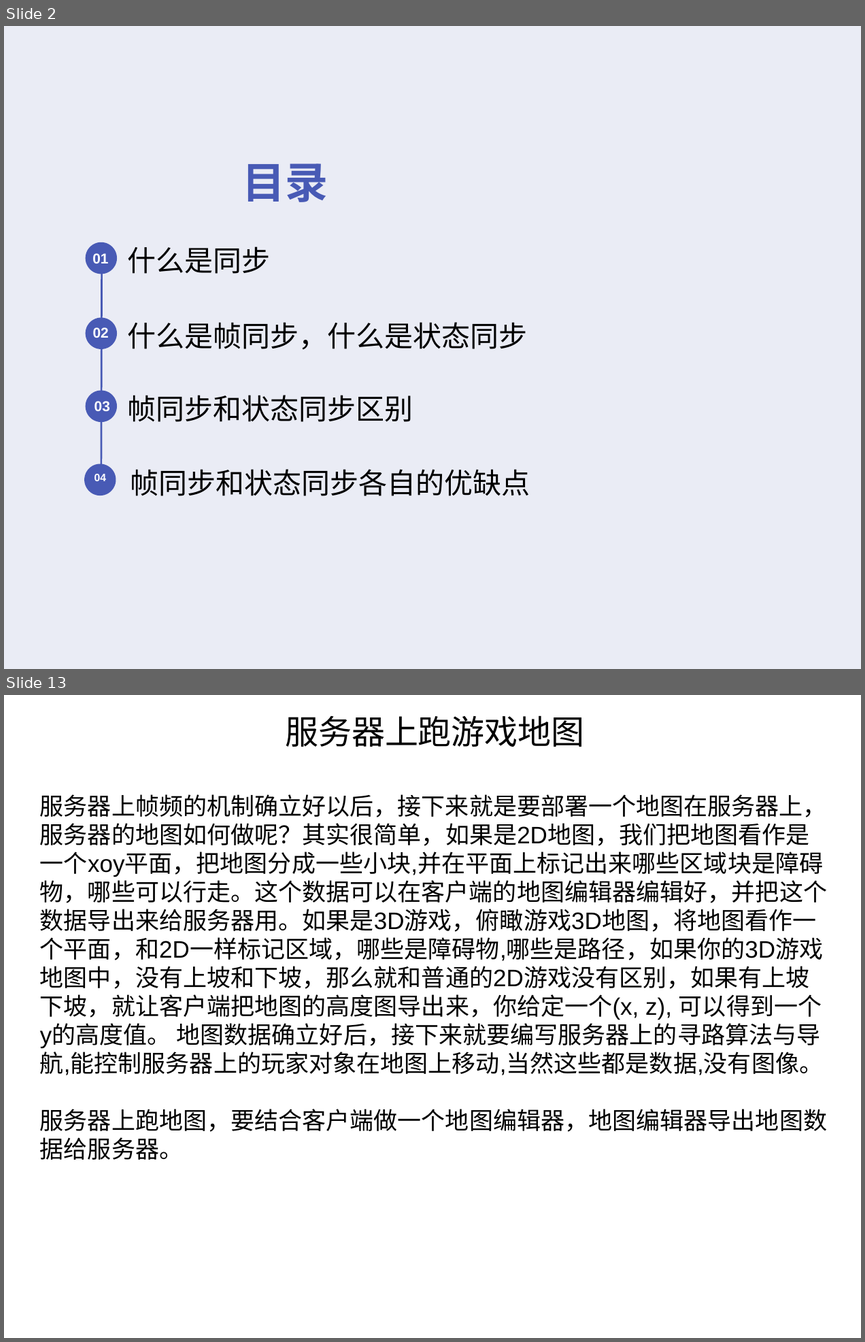
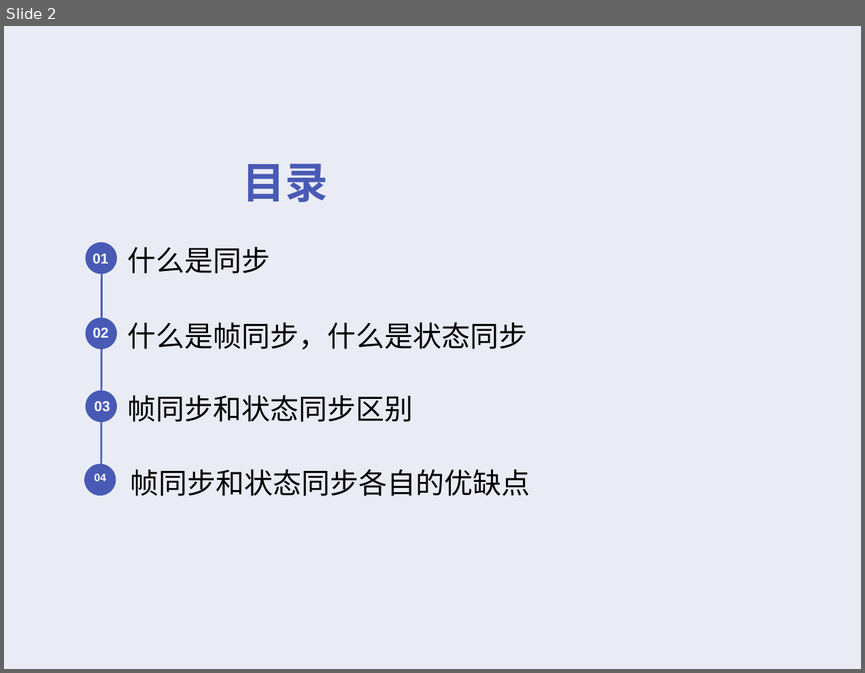
Before and after one commit to cyk88888888/LockStep-StateSynchronization, a slide deck: 浅析帧同步和状态同步.ppt. Shown one above the other, each under a label of ours: slides 2 and 13 before the commit, slide 2 after it; the slides between them are not shown. The pictures are 865x1342 and 865x673 pixels, drawn with LibreOffice and Linux fonts; fonts in the diff are those of the drawing; background and template pictures are left out. Boxes give left, top, right and bottom in pixels: in the first picture for what was removed or moved away, otherwise in the second. Text is boxed around its words. In the diff, an @@ line names an element or a change of style, - is before the commit and + after.

```diff
--- a/浅析帧同步和状态同步.ppt
+++ b/浅析帧同步和状态同步.ppt
@@ slide 13 removed at (x1=4, y1=695, x2=861, y2=1338), background #FFFFFF @@
@@ text removed at (x1=40, y1=715, x2=827, y2=1159) @@
-服务器上跑游戏地图
-服务器上帧频的机制确立好以后，接下来就是要部署一个地图在服务器上，服务器的地图如何做呢？其实很简单，如果是2D地图，我们把地图看作是一个xoy平面，把地图分成一些小块,并在平面上标记出来哪些区域块是障碍物，哪些可以行走。这个数据可以在客户端的地图编辑器编辑好，并把这个数据导出来给服务器用。如果是3D游戏，俯瞰游戏3D地图，将地图看作一个平面，和2D一样标记区域，哪些是障碍物,哪些是路径，如果你的3D游戏地图中，没有上坡和下坡，那么就和普通的2D游戏没有区别，如果有上坡下坡，就让客户端把地图的高度图导出来，你给定一个(x, z), 可以得到一个y的高度值。 地图数据确立好后，接下来就要编写服务器上的寻路算法与导航,能控制服务器上的玩家对象在地图上移动,当然这些都是数据,没有图像。
-服务器上跑地图，要结合客户端做一个地图编辑器，地图编辑器导出地图数据给服务器。
```
Also in this commit, not shown: 4 slides changed, 11 slides added, 7 other slides removed, 8 other files.
